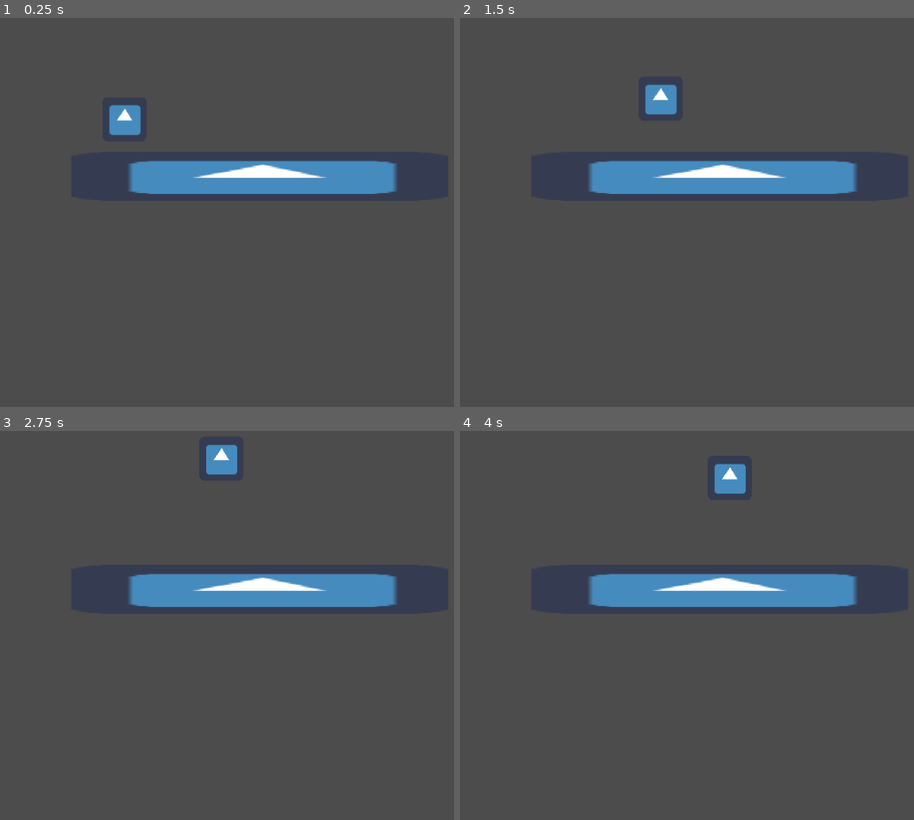
Above: before the commit, frames 1-4 (two rows, left to right).
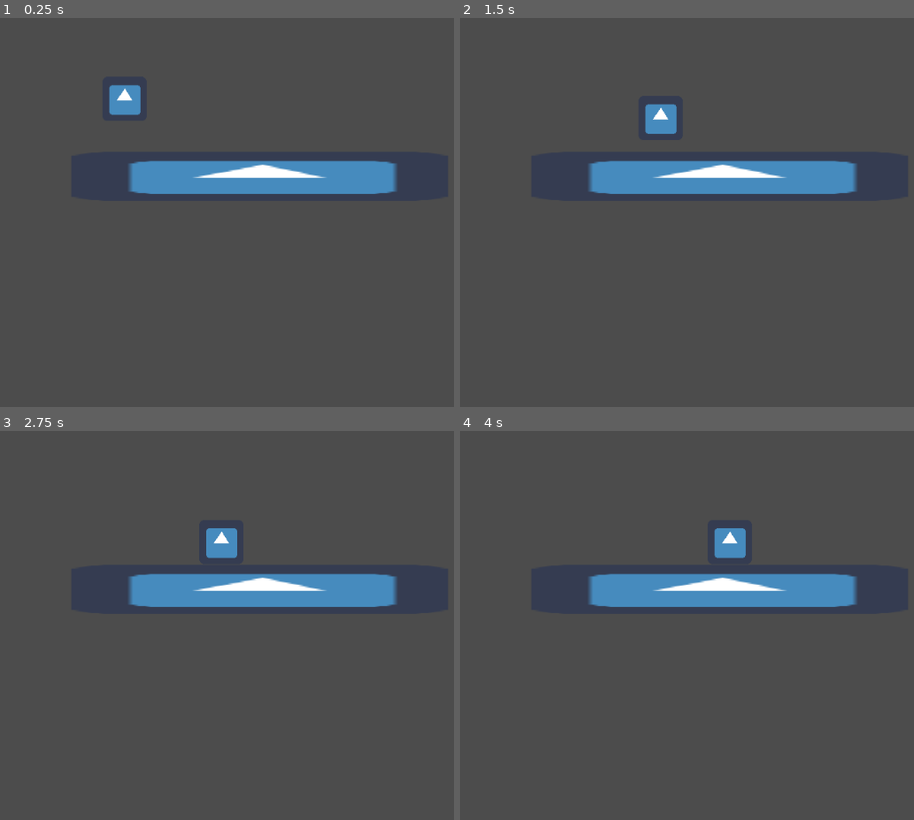
Above: after the commit, the same moments.

Repository: LaurenceTimothyMGarcia/Halloween-Game-Jam-2021
Game: Godot game, scene res://Assets/Scenes/PlayerTester.tscn
Same seed, same stepped clock (60 frames per second), same inputs: the game is played once before the commit and once after it. The project has no main scene, so this scene is started directly. The engine's default icon, where the game draws it, is replaced by a stand-in: a white triangle on a blue panel in a dark square.
Inputs:
- Up to frame 1 (0.25 s): no input
- Up to frame 2 (1.5 s): hold D (move_right) 0.53-1.28 s; hold Space (jump) 0.53-1.28 s; hold A (move_left) from 1.28 s (still down); tap Space (jump) at 1.35 s
- Up to frame 3 (2.75 s): tap Space (jump) at 1.52, 1.82 s; release A (move_left) at 2.03 s; hold D (move_right) from 2.03 s (still down); hold Space (jump) from 2.03 s (still down)
- Up to frame 4 (4 s): release Space (jump) at 2.78 s; tap Space (jump) at 2.85, 3.02, 3.32 s; release D (move_right) at 3.53 s; hold A (move_left) from 3.53 s (still down); hold Space (jump) from 3.53 s (still down)

The runs differ from the first frame. In frame 1, 0.8% of the frame differs, in the area x 23-31%, y 17-31%; in frame 2, 0.7%; in frame 3, 1.1%; in frame 4, 1.1%, in the area x 55-63%, y 8-33%.

Commit message:
Fixed Movement
Movement can jump depending on how long u hold jump button

Diff:
--- a/Assets/Scenes/Player.gd
+++ b/Assets/Scenes/Player.gd
@@ -5,8 +5,8 @@
 export var walkSpeed = 200
 export var jumpVel = 500
 export var gravity = 1000
-export var fallMultiplier = 3
-export var lowJumpMultiplier = 2
+export var fallMultiplier = 2
+export var lowJumpMultiplier = 3
 
 var _jumpReady
 
@@ -28,7 +28,7 @@
 		velocity.x -= 1
 	if Input.is_action_pressed("move_right"):
 		velocity.x += 1
-	if Input.is_action_pressed("jump") and _jumpReady:
+	if Input.is_action_just_pressed("jump") and _jumpReady:
 		_jumpReady = false
 		velocity.y = -jumpVel
 
